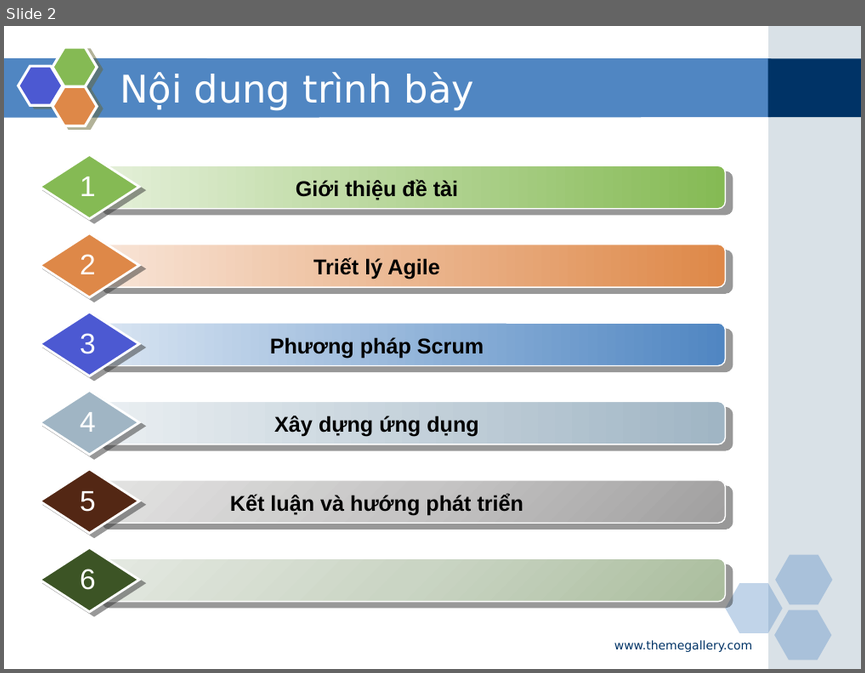
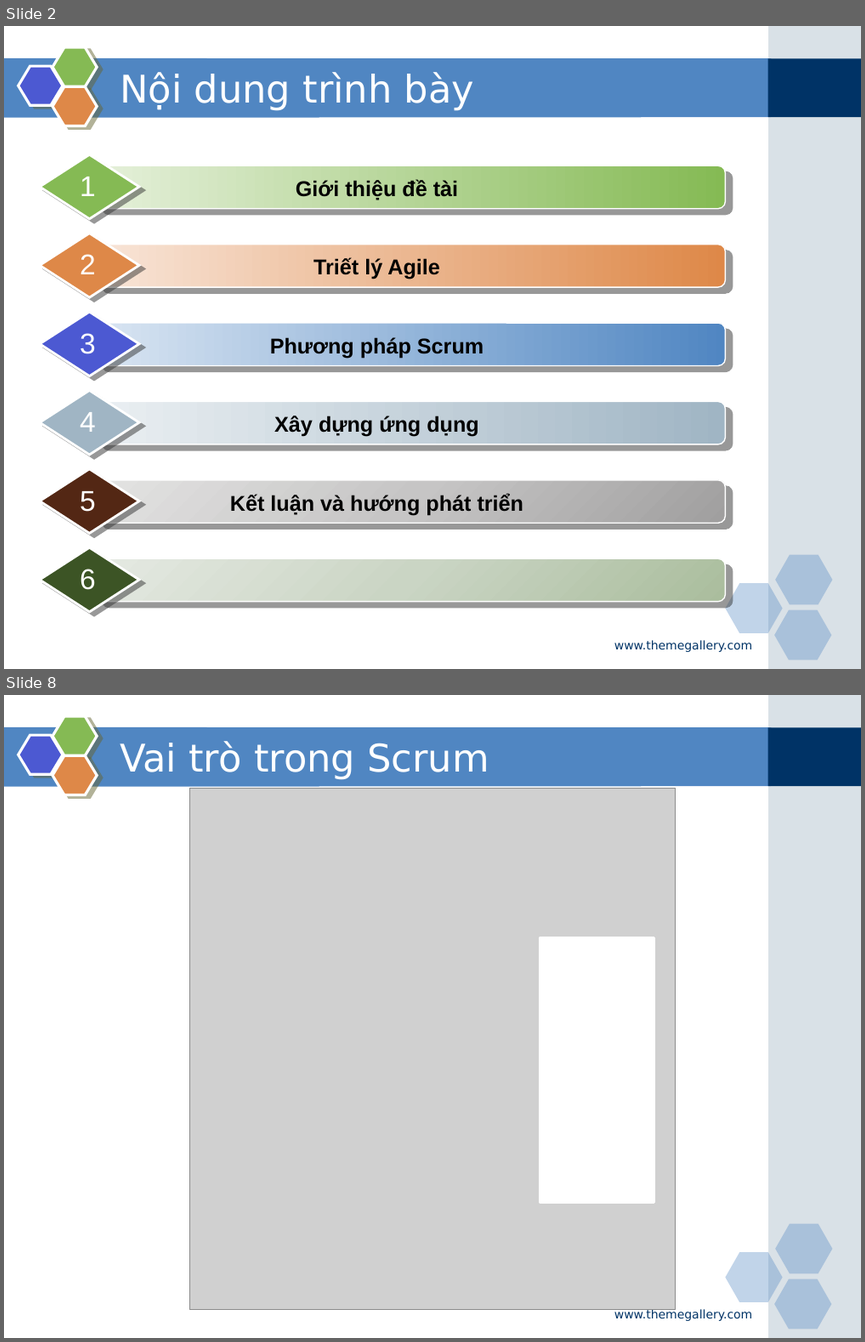
Before and after one commit to phamduong/graduation-project-agile-tool, a slide deck: Báo cáo/Slide bao cao.pptx. Shown one above the other, each under a label of ours: slide 2 before the commit, slides 2 and 8 after it; the slides between them are not shown. The pictures are 865x673 and 865x1342 pixels, drawn with LibreOffice and Linux fonts; fonts in the diff are those of the drawing; grey boxes stand for pictures. Boxes give left, top, right and bottom in pixels: in the first picture for what was removed or moved away, otherwise in the second. Text is boxed around its words. In the diff, an @@ line names an element or a change of style, - is before the commit and + after.

```diff
--- a/Báo cáo/Slide bao cao.pptx
+++ b/Báo cáo/Slide bao cao.pptx
@@ slide 8 added at box(4, 695, 861, 1338), background #FFFFFF; not listed: 9 template elements that a slide beside it also shows @@
@@ title added at box(120, 741, 488, 780), 32 pt, text #FFFFFF @@
+Vai trò trong Scrum
@@ picture added at box(190, 788, 676, 1309) @@
@@ rectangle added at box(540, 937, 653, 1202), fill #FFFFFF, outline #FFFFFF 2 pt @@
@@ text added at box(614, 1308, 752, 1321), 10 pt, text #003366 @@
+www.themegallery.com
```
Also in this commit, not shown: 4 slides changed, 7 other slides added, 2 slides removed, 9 other files.
